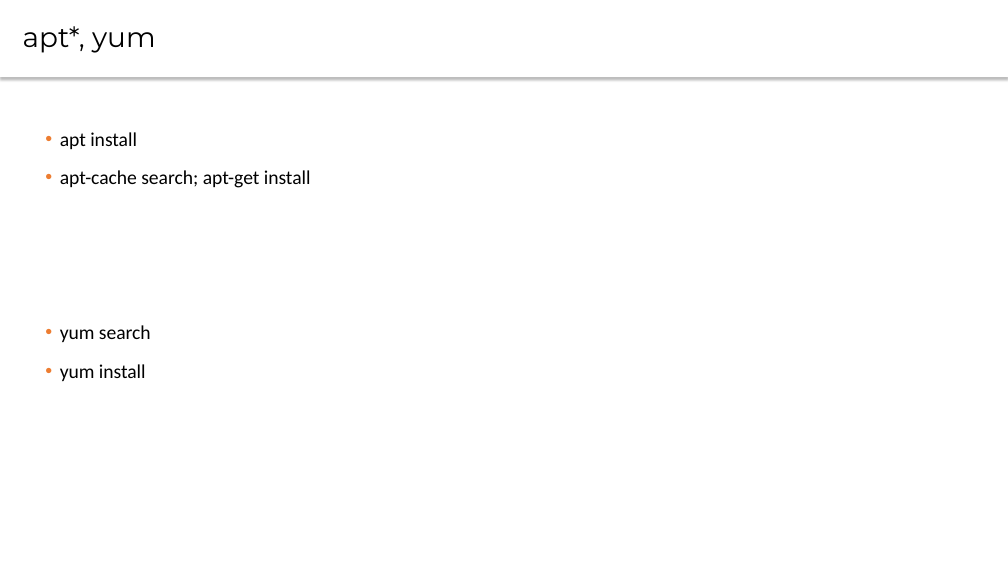
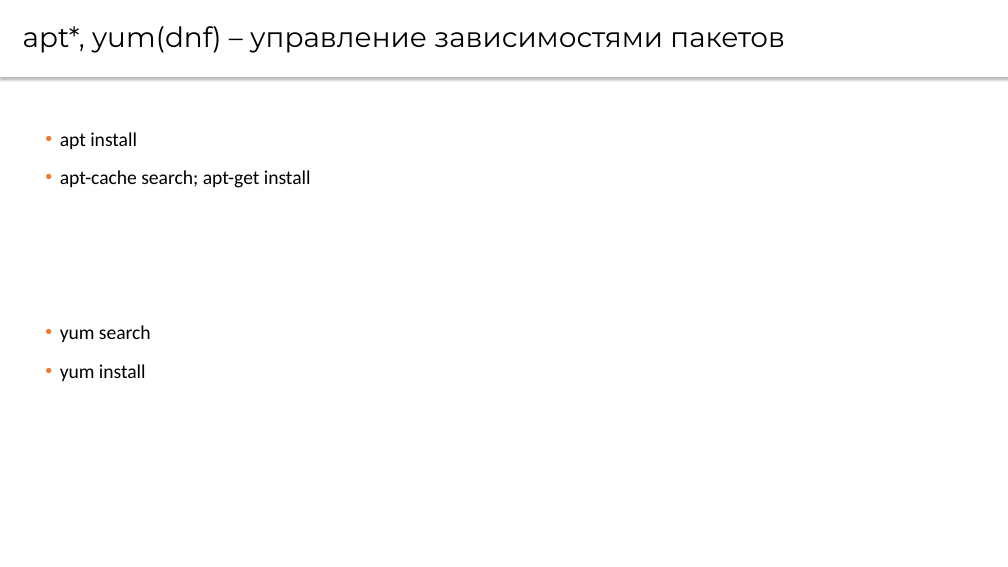
Before and after one commit to CsteerDevops1/lectures_devops2, a slide deck: slide 7 of LinuxAdm/LinuxAdm1.pptx. Drawn at 1008x567 pixels with LibreOffice and Linux fonts; fonts in the diff are those of the drawing. Boxes give left, top, right and bottom in pixels: in the first picture for what was removed or moved away, otherwise in the second. Text is boxed around its words. In the diff, an @@ line names an element or a change of style, - is before the commit and + after.

```diff
--- a/LinuxAdm/LinuxAdm1.pptx
+++ b/LinuxAdm/LinuxAdm1.pptx
@@ text at (23, 26, 785, 53): text changed @@
-apt*, yum
+apt*, yum(dnf) – управление зависимостями пакетов
```
Also in this commit, not shown: 4 other slides changed, 3 other files.
